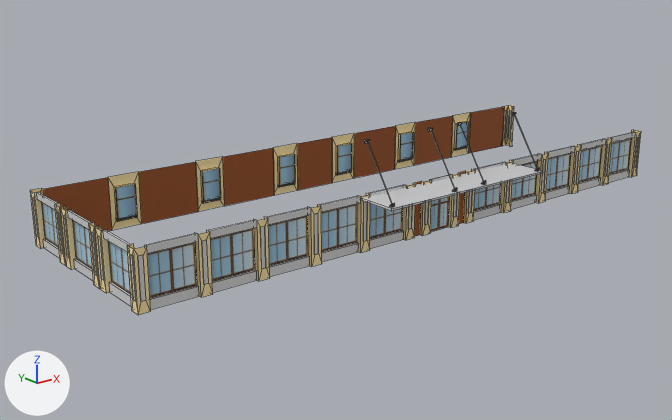
Before and after pictures for a commit that changed the FBX model Assets/fbxStorage/Buildings/Small3/BuildingSmall3_1.fbx.
Rendered twice from a camera (50 mm lens) standing at (-57.7, -66.4, 27.1) and looking at (-4.5, 0.0, 0.5). The lights are fixed; the arrows at lower left show +X, +Y and +Z. Mesh edges are drawn as thin lines. Vertices at the same position are counted once.

The first picture shows 'BuildingSmall3_1'.
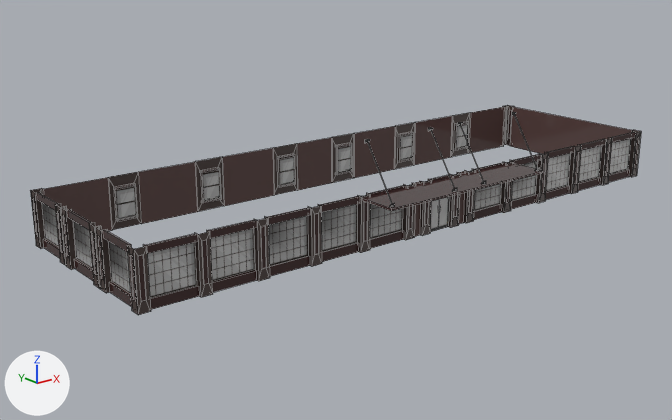
What changed in the scene script:
```text
Add img_door2_tex_png:
    img_door2_tex_png = load_image('Door2_Tex.png', '../../../Textures/Door2_Tex.png', 1040, 1211, 'sRGB')
Add img_windows2_tex_png:
    img_windows2_tex_png = load_image('Windows2_Tex.png', '../../../Textures/Windows2_Tex.png', 2048, 3665, 'sRGB')
Add mat_concrete7_mat:
    mat_concrete7_mat = principled_material('Concrete7_Mat')
    mat_concrete7_mat.base_color = (0.0495, 0.0222, 0.0214)  # brown #3f2928
    mat_concrete7_mat.roughness = 0.0
Add mat_door1_mat:
    mat_door1_mat = principled_material('Door1_Mat')
    mat_door1_mat.texture = img_door2_tex_png
Add mat_brick2_mat:
    mat_brick2_mat = principled_material('Brick2_Mat')
    mat_brick2_mat.base_color = (0.107, 0.0604, 0.0565)  # brown #5c4643
    mat_brick2_mat.roughness = 0.0
Add mat_concrete2_mat:
    mat_concrete2_mat = principled_material('Concrete2_Mat')
    mat_concrete2_mat.base_color = (0.0637, 0.0429, 0.0379)  # brown #473a37
Add mat_windows2_mat:
    mat_windows2_mat = principled_material('Windows2_Mat')
    mat_windows2_mat.texture = img_windows2_tex_png
Change me_plane_051:
    used by ob_buildingsmall3_1; location = (0.0, 0.0, 0.0)
    remove me_plane_051.from_pydata(...)  # 841 vertices, 531 faces; spans x -30.3..30.3, y -13.2..9.5, z 0.0..9.8
    add me_plane_051.from_pydata(...)  # 914 vertices, 549 faces; spans x -30.3..30.3, y -13.2..9.5, z 0.0..9.8
    me_plane_051 part 1
    39 vertices are removed from x -30.2..30.0, y -9.5..9.2, z 0.0..9.5
    161 faces are deleted
    2 vertices move from x 29.3, y 9.2, z 0.0..5.0 to x 29.3, y 9.0, z 0.0..5.0
    64 vertices are added at x -30.3..30.0, y -9.6..9.4, z 0.0..9.5
    17 new vertices lie (0.0, 0.4, 0.0) away from vertices in x -22.8..22.8, y -9.4..9.0, z 4.0..4.4
    14 new vertices lie (0.0, 0.5, 0.0) away from vertices in x -29.3..3.3, y -9.5, z 0.0..5.0
    12 new vertices lie (0.0, 0.0, 2.8) away from vertices in x -22.8..22.8, y 9.0, z 1.0
    5 new vertices lie (4.2, 0.0, 0.0) away from vertices in x -29.3..25.1, y -9.0, z 4.4
    52 new faces join them, mat_concrete7_mat (brown #3f2928)
    13 new faces join them, mat_windows2_mat (picture img_windows2_tex_png)
    93 new faces join them, mat_concrete2_mat (brown #473a37)
    16 new faces join them, mat_a_location (picture img_a_location_tex_jpg)
    5 new faces join them, mat_brick2_mat (brown #5c4643)
    me_plane_051 part 2: 203 faces spanning x -30.3..30.3, y -9.5..9.5, z 0.0..5.0 switch from mat_a_location (picture img_a_location_tex_jpg) to mat_concrete2_mat (brown #473a37)
    me_plane_051 part 3: 6 faces spanning x -29.8..13.7, y -9.0..-4.3, z 0.8..4.4 switch from mat_a_location (picture img_a_location_tex_jpg) to mat_windows2_mat (picture img_windows2_tex_png)
    me_plane_051 part 4: 7 faces spanning x -30.0..29.3, y -9.2..9.2, z 0.0..5.0 switch from mat_a_location (picture img_a_location_tex_jpg) to mat_brick2_mat (brown #5c4643)
    me_plane_051 part 5: 1 face spanning x -1.3..1.3, y -9.2, z 0.0..4.4 switches from mat_a_location (picture img_a_location_tex_jpg) to mat_door1_mat (picture img_door2_tex_png)
    me_plane_051 part 6: 105 faces spanning x -30.2..30.2, y -13.2..9.5, z 0.0..5.0 switch from mat_a_location (picture img_a_location_tex_jpg) to mat_concrete7_mat (brown #3f2928)
    add me_plane_051.materials.append(mat_door1_mat)  # picture img_door2_tex_png
```

What differs and where, as boxes [x1, y1, x2, y2] in the pictures (672 x 420 px; the box of a moved part takes in the faces that stretch with it):
part 1 of me_plane_051, moved or reshaped
    both: [30, 107, 641, 315]
part 2 of me_plane_051, recoloured (beige to black)
    both: [31, 105, 641, 314]
part 3 of me_plane_051, recoloured
    both: [108, 161, 538, 294]
part 4 of me_plane_051, recoloured (brown to black)
    both: [43, 107, 504, 236]
part 5 of me_plane_051, recoloured
    both: [430, 197, 450, 232]
part 6 of me_plane_051, recoloured
    both: [36, 110, 635, 300]
